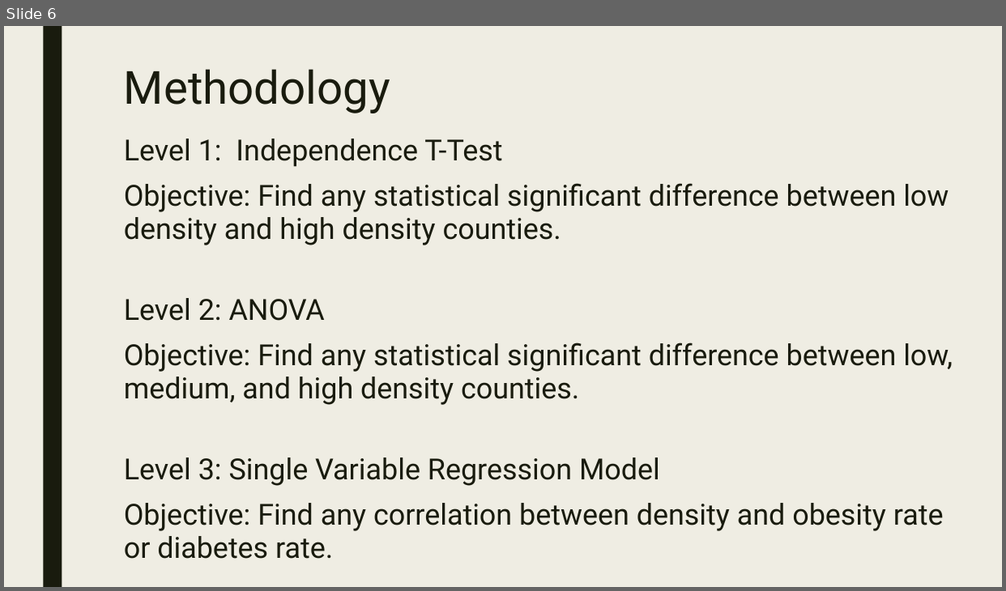
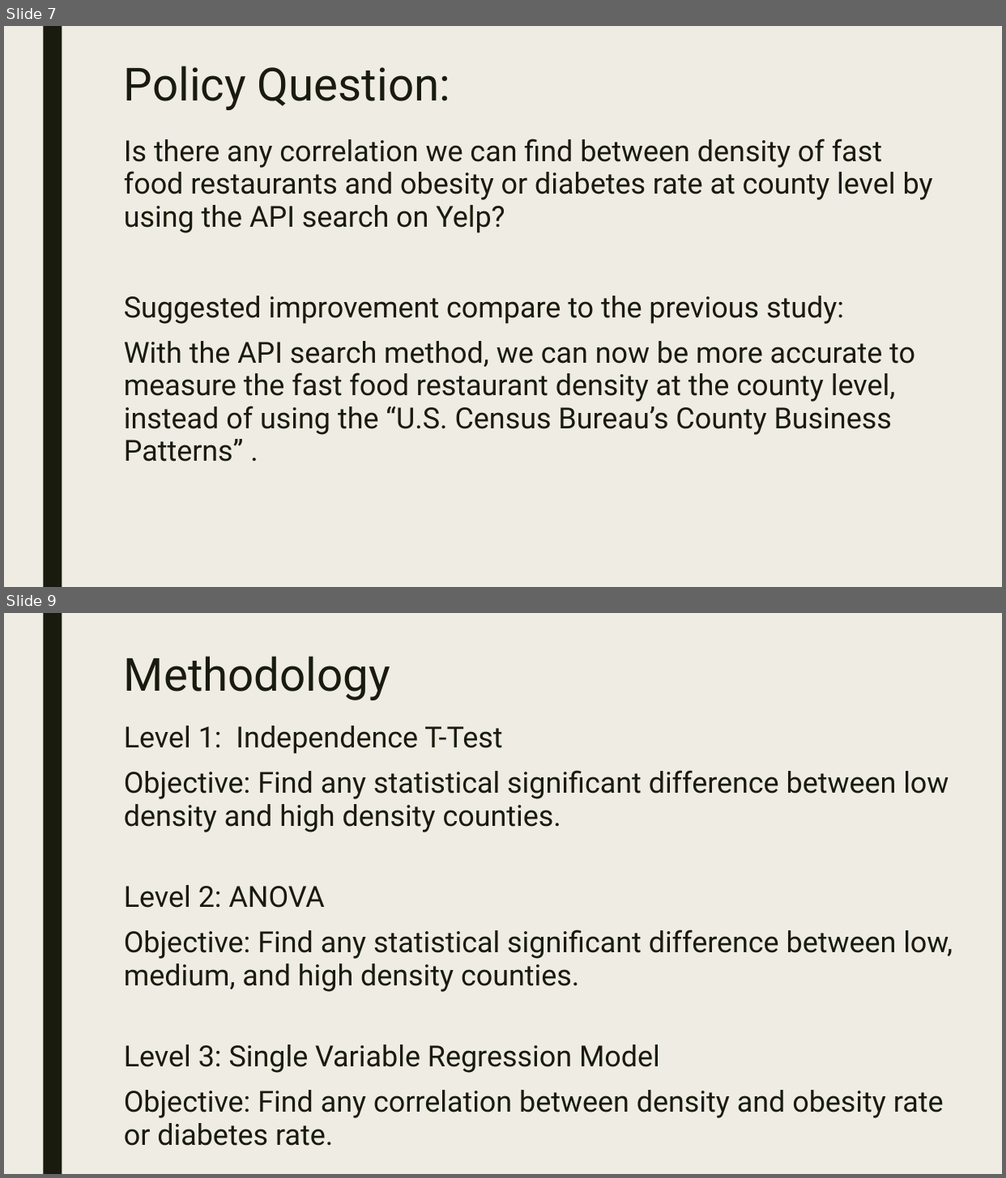
Before and after one commit to NormanLo4319/Food-Enviroment-Project, a slide deck: Project_Presentation.pptx. Shown one above the other, each under a label of ours: slide 6 before the commit, slides 7 and 9 after it; the slides between them are not shown. The pictures are 1006x591 and 1006x1178 pixels, drawn with LibreOffice and Linux fonts; fonts in the diff are those of the drawing. Boxes give left, top, right and bottom in pixels: in the first picture for what was removed or moved away, otherwise in the second. Text is boxed around its words. In the diff, an @@ line names an element or a change of style, - is before the commit and + after.

```diff
--- a/Project_Presentation.pptx
+++ b/Project_Presentation.pptx
@@ slide 7 added at [4, 26, 1002, 587], background #EFEDE3; not listed: 1 template element that a slide beside it also shows @@
@@ title added at [124, 66, 450, 110], 44 pt, text #191B0E @@
+Policy Question:
@@ text added at [124, 139, 933, 462], 28 pt, text #191B0E @@
+Is there any correlation we can find between density of fast food restaurants and obesity or diabetes rate at county level by using the API search on Yelp?
+Suggested improvement compare to the previous study:
+With the API search method, we can now be more accurate to measure the fast food restaurant density at the county level, instead of using the “U.S. Census Bureau’s County Business Patterns” .
@@ what was slide 6 is now slide 9 @@
```
Also in this commit, not shown: 12 slides changed, 1 other slide added, 2 other files.
